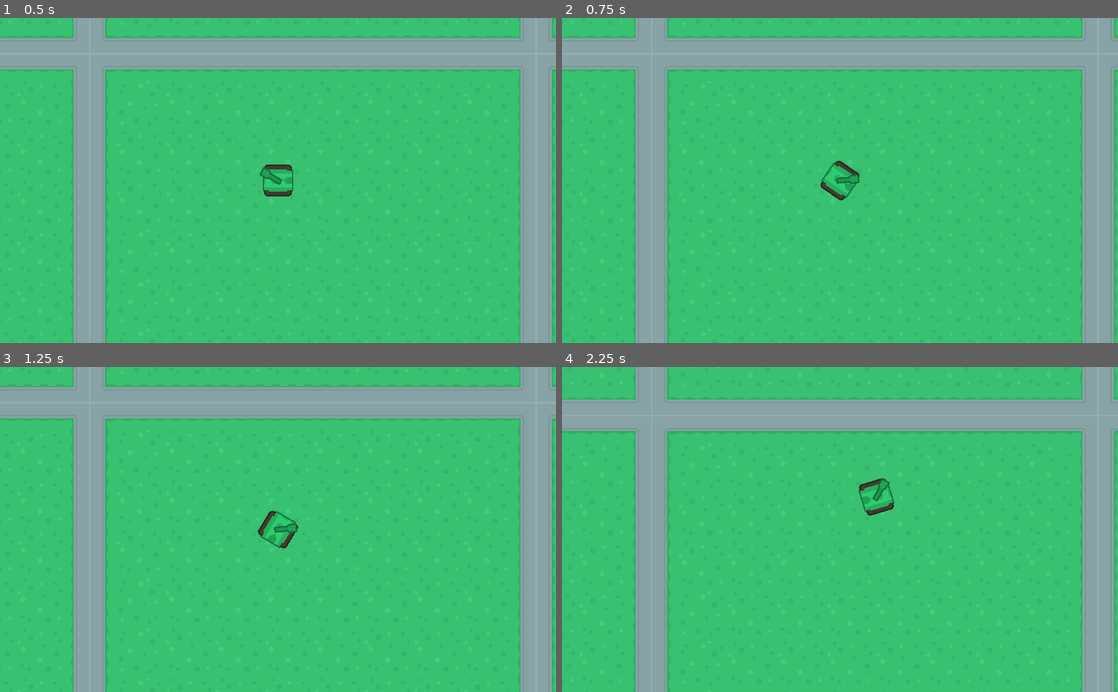
Above: before the commit, frames 1-4 (two rows, left to right).
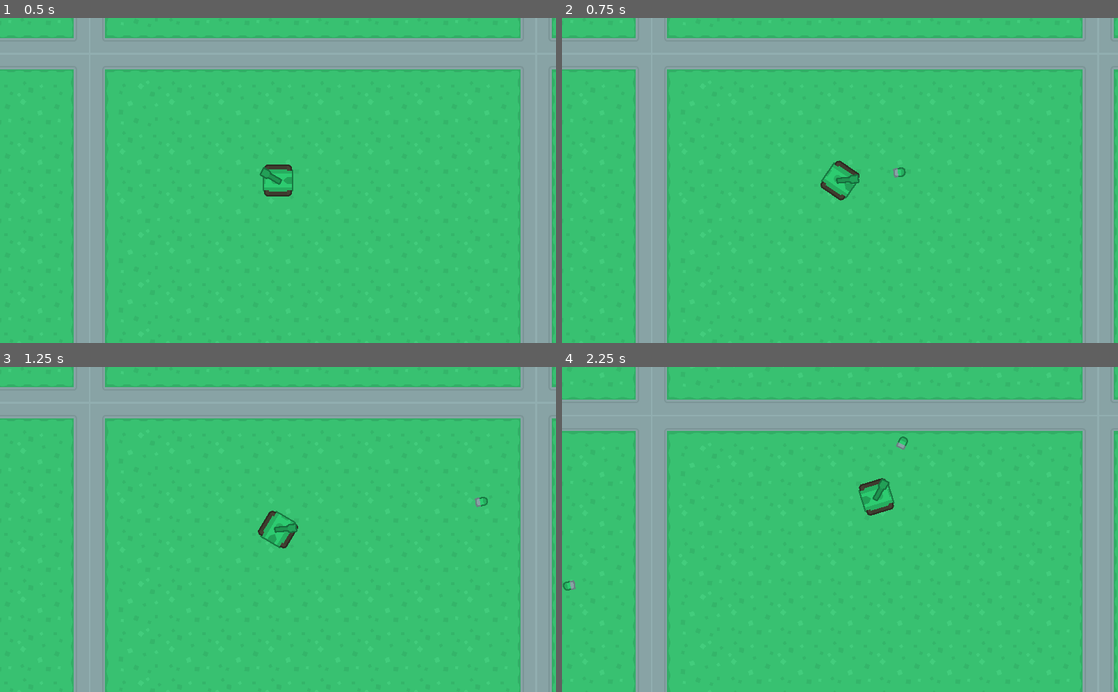
Above: after the commit, the same moments.

Repository: julioolvr/tank-battle-tutorial
Game: Godot game, scene res://maps/Map01.tscn
The game is run twice, just before and just after one commit, with the same random seed, the same clock (stepped at 60 frames per second) and the same inputs. The project has no main scene, so this scene is started directly.
Inputs (mouse positions are in pixels of both pictures, inside the frame that each line leads up to):
- Up to frame 1 (0.5 s): no input
- Up to frame 2 (0.75 s): tap Enter at 0.5 s; move the mouse to (962, 164) at 0.52 s; hold D (turn_right) from 0.53 s (still down); click (962, 164) at 0.6 s
- Up to frame 3 (1.25 s): keep holding D (turn_right)
- Up to frame 4 (2.25 s): move the mouse to (728, 545) at 1.27 s; release D (turn_right) at 1.28 s; hold S (backward) 1.28-2.03 s; click (728, 545) at 1.35 s; move the mouse to (895, 458) at 2.02 s; hold D (turn_right) from 2.03 s (still down); click (895, 458) at 2.1 s

Frame 1 is identical in both runs. In frame 2, less than 0.1% of the frame differs, in the area x 59-62%, y 45-50%; in frame 3, less than 0.1%; in frame 4, less than 0.1%, in the area x 0-63%, y 21-69%.

Commit message:
Tank battle tutorial - Part 4: Shooting

Diff:
--- /dev/null
+++ b/bullets/Bullet.gd
@@ -0,0 +1,28 @@
+extends Area2D
+
+export (int) var speed
+export (int) var damage
+export (float) var lifetime
+
+var velocity = Vector2()
+
+func start(_position, _direction):
+	position = _position
+	rotation = _direction.angle()
+	$Lifetime.wait_time = lifetime
+	velocity = _direction * speed
+
+func _process(delta):
+	position += velocity * delta
+
+func explode():
+	queue_free()
+
+func _on_Bullet_body_entered(body):
+	explode()
+	if body.has_method('take_damage'):
+		body.take_damage(damage)
+
+
+func _on_Lifetime_timeout():
+	explode()
--- /dev/null
+++ b/bullets/Bullet.tscn
@@ -0,0 +1,32 @@
+[gd_scene load_steps=2 format=2]
+
+[ext_resource path="res://bullets/Bullet.gd" type="Script" id=1]
+
+[node name="Bullet" type="Area2D"]
+
+input_pickable = true
+gravity_vec = Vector2( 0, 1 )
+gravity = 98.0
+linear_damp = 0.1
+angular_damp = 1.0
+audio_bus_override = false
+audio_bus_name = "Master"
+script = ExtResource( 1 )
+speed = null
+damage = null
+lifetime = null
+
+[node name="Sprite" type="Sprite" parent="." index="0"]
+
+[node name="CollisionShape2D" type="CollisionShape2D" parent="." index="1"]
+
+[node name="Lifetime" type="Timer" parent="." index="2"]
+
+process_mode = 1
+wait_time = 1.0
+one_shot = false
+autostart = false
+
+[connection signal="body_entered" from="." to="." method="_on_Bullet_body_entered"]
+
+[connection signal="timeout" from="Lifetime" to="." method="_on_Lifetime_timeout"]
--- /dev/null
+++ b/bullets/PlayerBullet.gd
@@ -0,0 +1 @@
+extends "res://bullets/Bullet.gd"
--- /dev/null
+++ b/bullets/PlayerBullet.tscn
@@ -0,0 +1,32 @@
+[gd_scene load_steps=5 format=2]
+
+[ext_resource path="res://bullets/Bullet.tscn" type="PackedScene" id=1]
+[ext_resource path="res://bullets/PlayerBullet.gd" type="Script" id=2]
+[ext_resource path="res://assets/onlyObjects_retina_rotated.png" type="Texture" id=3]
+
+[sub_resource type="RectangleShape2D" id=1]
+
+custom_solver_bias = 0.0
+extents = Vector2( 14.9474, 11.2878 )
+
+[node name="PlayerBullet" instance=ExtResource( 1 )]
+
+collision_layer = 8
+collision_mask = 13
+script = ExtResource( 2 )
+_sections_unfolded = [ "Collision" ]
+speed = 750
+damage = 10
+lifetime = 0.5
+
+[node name="Sprite" parent="." index="0"]
+
+texture = ExtResource( 3 )
+flip_h = true
+region_enabled = true
+region_rect = Rect2( 388, 298, 32, 24 )
+_sections_unfolded = [ "Offset", "Region" ]
+
+[node name="CollisionShape2D" parent="." index="1"]
+
+shape = SubResource( 1 )
--- a/maps/Map.gd
+++ b/maps/Map.gd
@@ -11,3 +11,8 @@
 	$Player/Camera2D.limit_right  = map_limits.end.x      * map_cellsize.x
 	$Player/Camera2D.limit_top    = map_limits.position.y * map_cellsize.y
 	$Player/Camera2D.limit_bottom = map_limits.end.y      * map_cellsize.y
+
+func _on_Tank_shoot(bullet, _position, _direction):
+	var b = bullet.instance()
+	add_child(b)
+	b.start(_position, _direction)
--- a/maps/Map01.tscn
+++ b/maps/Map01.tscn
@@ -53,8 +53,8 @@
 
 [node name="PathFollow2D" type="PathFollow2D" parent="Paths/Path2D" index="0"]
 
-position = Vector2( 235.224, 890.204 )
-rotation = -0.00141506
+position = Vector2( 235.223, 890.204 )
+rotation = -0.00144487
 offset = 200.0
 h_offset = 0.0
 v_offset = 0.0
@@ -68,3 +68,5 @@
 speed = 250
 gun_cooldown = 0.4
 health = 50
+
+[connection signal="shoot" from="Player" to="." method="_on_Tank_shoot"]
--- a/project.godot
+++ b/project.godot
@@ -52,6 +52,13 @@
 click=[ Object(InputEventMouseButton,"resource_local_to_scene":false,"resource_name":"","device":0,"alt":false,"shift": …(208 unchanged characters)…
  ]
 
+[layer_names]
+
+2d_physics/layer_1="environment"
+2d_physics/layer_2="player"
+2d_physics/layer_3="enemies"
+2d_physics/layer_4="bullets"
+
 [rendering]
 
 quality/2d/use_pixel_snap=true
--- a/tanks/Enemy.gd
+++ b/tanks/Enemy.gd
@@ -29,8 +29,7 @@
 		pass
 
 func _on_DetectRadius_body_entered(body):
-	if body.name == 'Player':
-		target = body
+	target = body
 
 func _on_DetectRadius_body_exited(body):
 	if body == target:
--- a/tanks/Enemy.tscn
+++ b/tanks/Enemy.tscn
@@ -11,12 +11,10 @@
 
 [node name="Enemy" instance=ExtResource( 1 )]
 
+collision_layer = 4
+collision_mask = 3
 script = ExtResource( 2 )
-Bullet = null
-speed = null
-rotation_speed = null
-gun_cooldown = null
-health = null
+_sections_unfolded = [ "Collision" ]
 turret_speed = 1.0
 detect_radius = 400
 
@@ -46,8 +44,11 @@
 gravity = 98.0
 linear_damp = 0.1
 angular_damp = 1.0
+collision_layer = 4
+collision_mask = 2
 audio_bus_override = false
 audio_bus_name = "Master"
+_sections_unfolded = [ "Collision" ]
 
 [node name="CollisionShape2D" type="CollisionShape2D" parent="DetectRadius" index="0"]
 
--- a/tanks/Player.gd
+++ b/tanks/Player.gd
@@ -2,6 +2,9 @@
 
 func control(delta):
 	$Turret.look_at(get_global_mouse_position())
+
+	if Input.is_action_just_pressed('click'):
+		shoot()
 
 	var rot_dir = 0
 	if Input.is_action_pressed('turn_right'):
--- a/tanks/Player.tscn
+++ b/tanks/Player.tscn
@@ -1,8 +1,9 @@
-[gd_scene load_steps=5 format=2]
+[gd_scene load_steps=6 format=2]
 
 [ext_resource path="res://tanks/Tank.tscn" type="PackedScene" id=1]
 [ext_resource path="res://tanks/Player.gd" type="Script" id=2]
-[ext_resource path="res://assets/onlyObjects_retina_rotated.png" type="Texture" id=3]
+[ext_resource path="res://bullets/PlayerBullet.tscn" type="PackedScene" id=3]
+[ext_resource path="res://assets/onlyObjects_retina_rotated.png" type="Texture" id=4]
 
 [sub_resource type="RectangleShape2D" id=1]
 
@@ -11,8 +12,11 @@
 
 [node name="Player" instance=ExtResource( 1 )]
 
+collision_layer = 2
+collision_mask = 5
 script = ExtResource( 2 )
-Bullet = null
+_sections_unfolded = [ "Collision" ]
+Bullet = ExtResource( 3 )
 speed = 400
 rotation_speed = 1.0
 gun_cooldown = 0.4
--- a/tanks/Tank.gd
+++ b/tanks/Tank.gd
@@ -1,6 +1,7 @@
 extends KinematicBody2D
 
 signal health_changed
+signal shoot
 signal dead
 
 export (PackedScene) var Bullet
@@ -19,9 +20,19 @@
 func control(delta):
 	pass
 
+func shoot():
+	if can_shoot:
+		can_shoot = false
+		$GunTimer.start()
+		var dir = Vector2(1, 0).rotated($Turret.global_rotation)
+		emit_signal('shoot', Bullet, $Turret/Muzzle.global_position, dir)
+
 func _physics_process(delta):
 	if not alive:
 		return
 
 	control(delta)
 	move_and_slide(velocity)
+
+func _on_GunTimer_timeout():
+	can_shoot = true
--- a/tanks/Tank.tscn
+++ b/tanks/Tank.tscn
@@ -1,4 +1,6 @@
-[gd_scene format=2]
+[gd_scene load_steps=2 format=2]
+
+[ext_resource path="res://tanks/Tank.gd" type="Script" id=1]
 
 [node name="Tank" type="KinematicBody2D"]
 
@@ -6,6 +8,12 @@
 collision_layer = 1
 collision_mask = 1
 collision/safe_margin = 0.08
+script = ExtResource( 1 )
+Bullet = null
+speed = null
+rotation_speed = null
+gun_cooldown = null
+health = null
 
 [node name="Body" type="Sprite" parent="." index="0"]
 
@@ -21,3 +29,5 @@
 wait_time = 1.0
 one_shot = false
 autostart = false
+
+[connection signal="timeout" from="GunTimer" to="." method="_on_GunTimer_timeout"]
Not shown: 1 places in tanks/Player.tscn that only renumber resources
